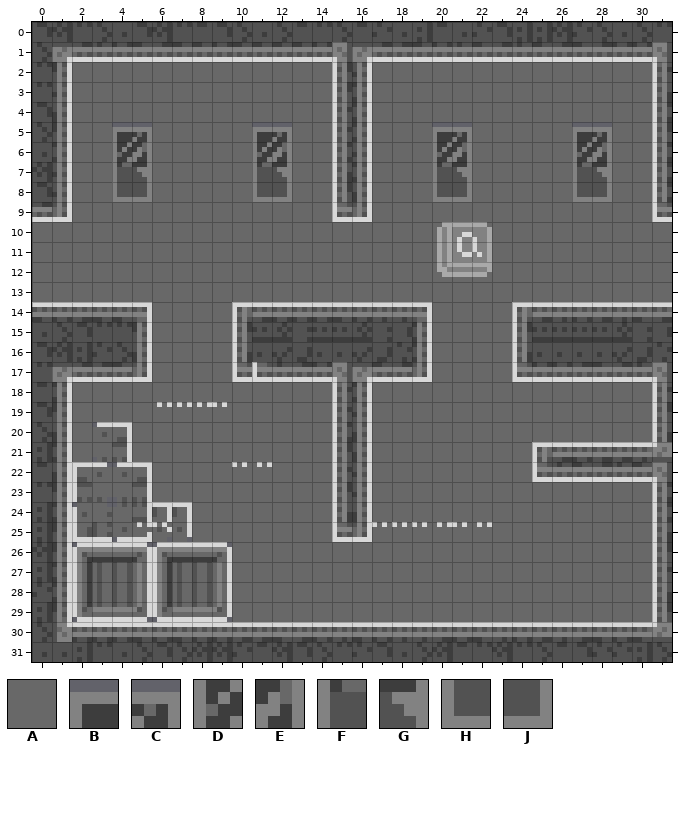
Tiled map: resource/maps/ninth_level.tmx. That is the earlier state.
Cells are 4x4 px. Shown: x 0..31, y 0..31.
Key: from "city_tileset": A 35, B 224, C 225, D 240, E 241, F 256, G 257, H 272, J 273.
_ is an empty cell, # one hidden under a higher layer.
Layers that did not change in this view are not listed.
Layer "background" before, first column x 0:
 0 ################################
 1 ################################
 2 ##AAAAAAAAAAAAA##AAAAAAAAAAAAAA#
 3 ##AAAAAAAAAAAAA##AAAAAAAAAAAAAA#
 4 ##AAAAAAAAAAAAA##AAAAAAAAAAAAAA#
 5 ##AABCAAAAABCAA##AAABCAAAAABCAA#
 6 ##AADEAAAAADEAA##AAADEAAAAADEAA#
 7 ##AAFGAAAAAFGAA##AAAFGAAAAAFGAA#
 8 ##AAHJAAAAAHJAA##AAAHJAAAAAHJAA#
 9 ##AAAAAAAAAAAAA##AAAAAAAAAAAAAA#
10 AAAAAAAAAAAAAAAAAAAAA#AAAAAAAAAA
11 AAAAAAAAAAAAAAAAAAAAA##AAAAAAAAA
12 AAAAAAAAAAAAAAAAAAAAAAAAAAAAAAAA
Now the later version:
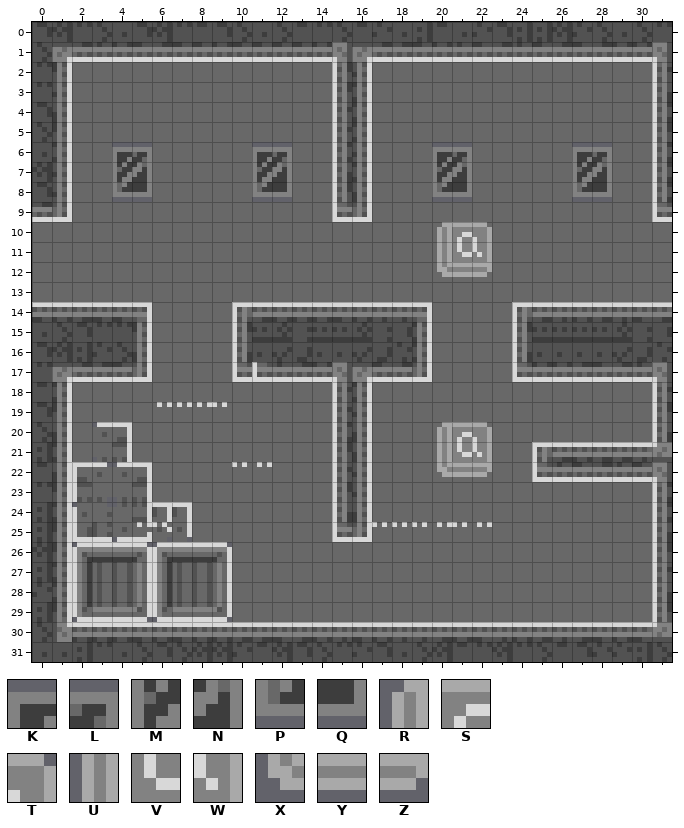
Further tiles: from "city_tileset": K 226, L 227, M 242, N 243, P 258, Q 259, R 285, S 286, T 287, U 301, V 302, W 303, X 317, Y 318, Z 319.
Tiles of an added or newly shown layer are drawn over the layers below it.
Change:
{"where": "layer \"background\""}
{"y":5,"x":4,"old":"BC","new":"AA"}
{"y":5,"x":11,"old":"BC","new":"AA"}
{"y":5,"x":20,"old":"BC","new":"AA"}
{"y":5,"x":27,"old":"BC","new":"AA"}
{"y":6,"x":4,"old":"DE","new":"KL"}
{"y":6,"x":11,"old":"DE","new":"KL"}
{"y":6,"x":20,"old":"DE","new":"KL"}
{"y":6,"x":27,"old":"DE","new":"KL"}
{"y":7,"x":4,"old":"FG","new":"MN"}
{"y":7,"x":11,"old":"FG","new":"MN"}
{"y":7,"x":20,"old":"FG","new":"MN"}
{"y":7,"x":27,"old":"FG","new":"MN"}
{"y":8,"x":4,"old":"HJ","new":"PQ"}
{"y":8,"x":11,"old":"HJ","new":"PQ"}
{"y":8,"x":20,"old":"HJ","new":"PQ"}
{"y":8,"x":27,"old":"HJ","new":"PQ"}
{"where": "layer \"b/front layer\" (now shown)"}
{"y":20,"x":20,"old":"___","new":"RST"}
{"y":21,"x":20,"old":"___","new":"UVW"}
{"y":22,"x":20,"old":"___","new":"XYZ"}
{"label":"changed","picture_box":[112,127,152,202]}
{"label":"changed","picture_box":[252,127,292,202]}
{"label":"changed","picture_box":[432,127,472,202]}
{"label":"changed","picture_box":[572,127,612,202]}
{"label":"added","picture_box":[437,422,492,477]}
